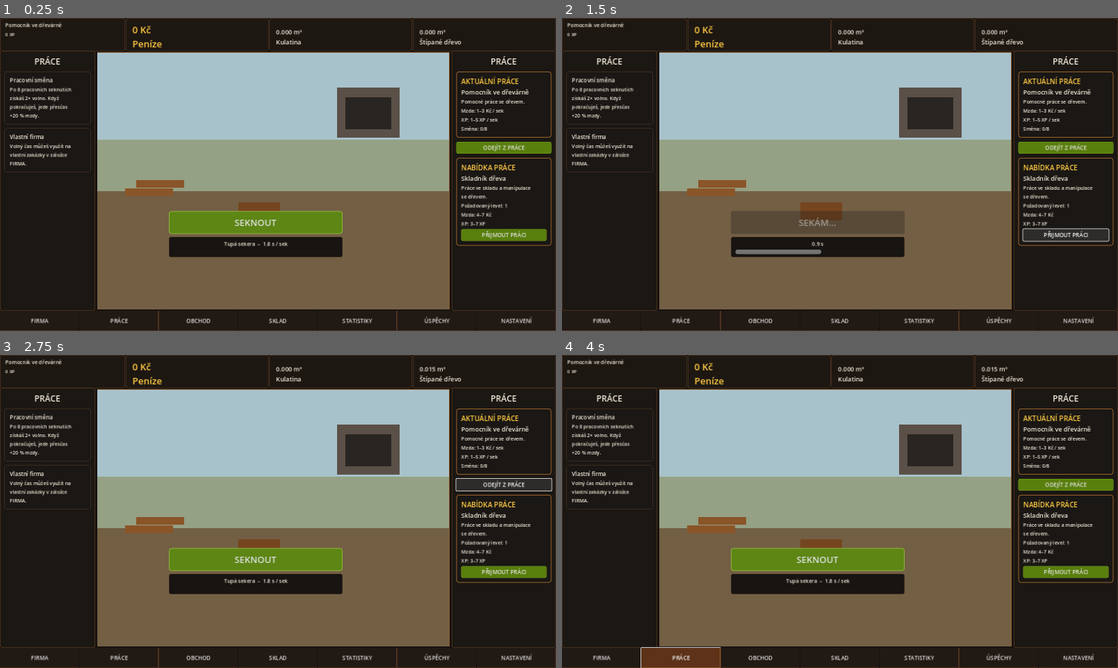
Above: before the commit, frames 1-4 (two rows, left to right).
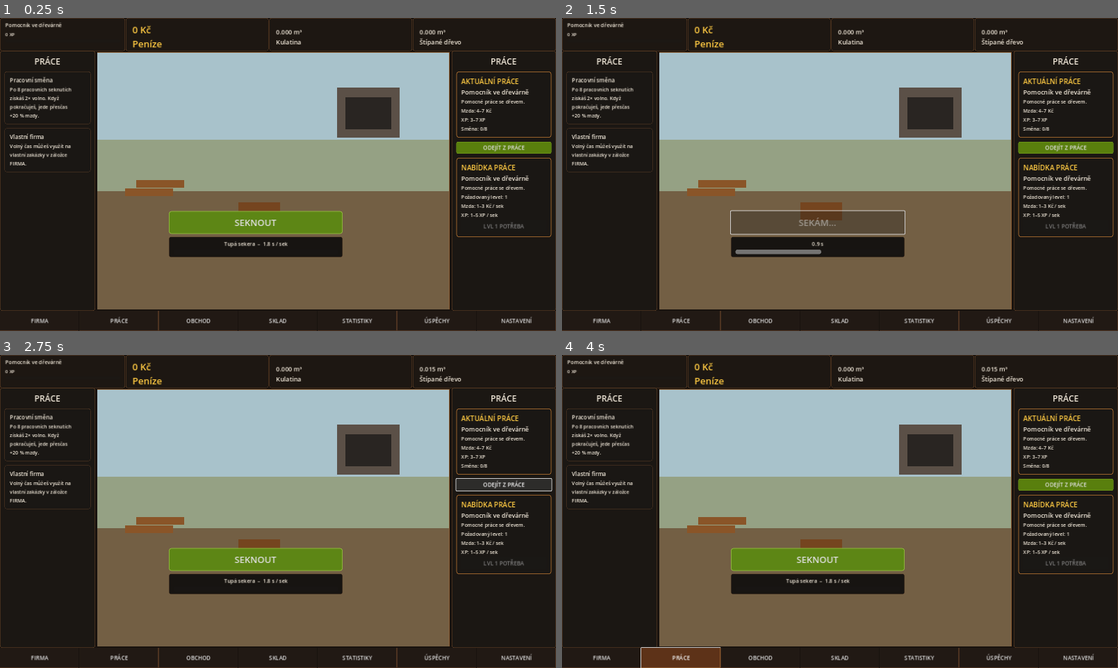
Above: after the commit, the same moments.

Repository: welewan-code/Lumberjack-John
Game: Godot game, scene res://Main.tscn
Two runs of this game, one before a commit and one after it. Both use one fixed random seed, a clock stepped at 60 frames per second and the inputs below.
Inputs (mouse positions are in pixels of both pictures, inside the frame that each line leads up to):
- Up to frame 1 (0.25 s): no input
- Up to frame 2 (1.5 s): click "SEKNOUT" at 0.5 s; click (1067, 233) at 1.25 s, where only the run before the commit has a clickable "PŘIJMOUT PRÁCI"
- Up to frame 3 (2.75 s): click "ODEJÍT Z PRÁCE" at 2 s
- Up to frame 4 (4 s): click "FIRMA" at 2.75 s; click "PRÁCE" at 3.5 s

The runs differ from the first frame. In frame 1, 1.3% of the frame differs, in the area x 82-100%, y 29-73%; in frame 2, 1.2%; in frame 3, 1.3%; in frame 4, 1.3%.
Error before the commit: Left operand of 'is' is a previously freed instance. (res://work_rewards.gd:14)
Error after the commit: Left operand of 'is' is a previously freed instance. (res://work_rewards.gd:56)

Commit message:
Add four job progression roles to work system

Diff:
--- a/work_rewards.gd
+++ b/work_rewards.gd
@@ -1,10 +1,52 @@
 extends Node
 
+const LEVEL_XP: Array[int] = [0,100,250,450,700,1000,1400,1900,2500,3200,4000]
+const JOB_ORDER: Array[String] = ["helper", "warehouse", "sawmill", "logger", "driver"]
+const JOBS: Dictionary = {
+	"helper": {
+		"name": "Pomocník ve dřevárně",
+		"desc": "Pomocné práce se dřevem.",
+		"pay_min": 1, "pay_max": 3,
+		"xp_min": 1, "xp_max": 5,
+		"level": 0
+	},
+	"warehouse": {
+		"name": "Skladník dřeva",
+		"desc": "Práce ve skladu a manipulace se dřevem.",
+		"pay_min": 4, "pay_max": 7,
+		"xp_min": 3, "xp_max": 7,
+		"level": 1
+	},
+	"sawmill": {
+		"name": "Obsluha pily",
+		"desc": "Řezání kulatiny a obsluha firemní pily.",
+		"pay_min": 6, "pay_max": 9,
+		"xp_min": 4, "xp_max": 8,
+		"level": 2
+	},
+	"logger": {
+		"name": "Dřevorubec",
+		"desc": "Kácení a zpracování dřeva v lese.",
+		"pay_min": 8, "pay_max": 12,
+		"xp_min": 5, "xp_max": 9,
+		"level": 3
+	},
+	"driver": {
+		"name": "Řidič",
+		"desc": "Rozvoz dřeva a práce s firemním vozidlem.",
+		"pay_min": 10, "pay_max": 14,
+		"xp_min": 6, "xp_max": 10,
+		"level": 4
+	}
+}
+
 var watched_button: Button = null
+var watched_accept: Button = null
 var reward_pending: bool = false
 
 func _ready() -> void:
 	process_mode = Node.PROCESS_MODE_ALWAYS
+	randomize()
 
 func _process(_delta: float) -> void:
 	var main := get_tree().current_scene
@@ -15,14 +57,14 @@
 		watched_button = button as Button
 		if not watched_button.pressed.is_connected(_on_work_pressed):
 			watched_button.pressed.connect(_on_work_pressed)
+	_find_accept_button(main)
+	_refresh_work_ui(main)
 
 func _on_work_pressed() -> void:
 	if reward_pending:
 		return
 	var main := get_tree().current_scene
-	if main == null:
-		return
-	if bool(main.get("action_running")):
+	if main == null or bool(main.get("action_running")):
 		return
 	reward_pending = true
 	var duration: float = float(main.call("axe_time"))
@@ -32,12 +74,159 @@
 		var state_value = main.get("state")
 		if state_value is Dictionary:
 			var state: Dictionary = state_value
-			var pay: int = randi_range(1, 3)
-			var xp_gain: int = randi_range(1, 5)
+			var job_id: String = str(state.get("current_job", "helper"))
+			if not JOBS.has(job_id):
+				job_id = "helper"
+			var job: Dictionary = JOBS[job_id]
+			var pay: int = randi_range(int(job["pay_min"]), int(job["pay_max"]))
+			var xp_gain: int = randi_range(int(job["xp_min"]), int(job["xp_max"]))
 			state["money"] = float(state.get("money", 0.0)) + pay
 			state["xp"] = int(state.get("xp", 0)) + xp_gain
 			state["work_clicks"] = int(state.get("work_clicks", 0)) + 1
+			state["level"] = level_from_xp(int(state["xp"]))
 			main.set("state", state)
 			main.call("update_hud")
 			main.call("save_game")
 	reward_pending = false
+
+func level_from_xp(xp: int) -> int:
+	var result: int = 0
+	for i in range(1, LEVEL_XP.size()):
+		if xp >= LEVEL_XP[i]:
+			result = i
+	return mini(result, 10)
+
+func _next_job_id(current_job: String) -> String:
+	var index: int = JOB_ORDER.find(current_job)
+	if index < 0:
+		return "warehouse"
+	if index >= JOB_ORDER.size() - 1:
+		return ""
+	return JOB_ORDER[index + 1]
+
+func _find_accept_button(root: Node) -> void:
+	for node in _all_nodes(root):
+		if node is Button and (node as Button).text == "PŘIJMOUT PRÁCI":
+			var b := node as Button
+			if b != watched_accept:
+				watched_accept = b
+				if not b.pressed.is_connected(_accept_next_job):
+					b.pressed.connect(_accept_next_job)
+			return
+
+func _accept_next_job() -> void:
+	var main := get_tree().current_scene
+	if main == null:
+		return
+	var state_value = main.get("state")
+	if not (state_value is Dictionary):
+		return
+	var state: Dictionary = state_value
+	var current_id: String = str(state.get("current_job", "helper"))
+	var next_id: String = _next_job_id(current_id)
+	if next_id == "" or not JOBS.has(next_id):
+		return
+	var needed: int = int(JOBS[next_id]["level"])
+	var level: int = level_from_xp(int(state.get("xp", 0)))
+	state["level"] = level
+	if level < needed:
+		return
+	state["current_job"] = next_id
+	state["work_clicks"] = 0
+	main.set("state", state)
+	main.call("update_hud")
+	main.call("save_game")
+	_refresh_work_ui(main)
+
+func _refresh_work_ui(main: Node) -> void:
+	var state_value = main.get("state")
+	if not (state_value is Dictionary):
+		return
+	var state: Dictionary = state_value
+	var job_id: String = str(state.get("current_job", "helper"))
+	if not JOBS.has(job_id):
+		job_id = "helper"
+	var job: Dictionary = JOBS[job_id]
+	var next_id: String = _next_job_id(job_id)
+	var level: int = level_from_xp(int(state.get("xp", 0)))
+	state["level"] = level
+	main.set("state", state)
+
+	# Horní role.
+	var role = main.get("role_label")
+	if role is Label:
+		(role as Label).text = str(job["name"])
+
+	var labels: Array[Label] = []
+	for node in _all_nodes(main):
+		if node is Label:
+			labels.append(node as Label)
+
+	# Pravý panel aktuální práce — přepisujeme známé texty bez zásahu do layoutu.
+	var found_current_name := false
+	var found_current_desc := false
+	var found_pay := false
+	var found_xp := false
+	var found_shift := false
+	for label in labels:
+		if label.text in ["Pomocník ve dřevárně", "Skladník dřeva", "Obsluha pily", "Dřevorubec", "Řidič"] and not found_current_name:
+			label.text = str(job["name"])
+			found_current_name = true
+		elif label.text.begins_with("Pomocné práce") or label.text.begins_with("Práce ve skladu") or label.text.begins_with("Řezání kulatiny") or label.text.begins_with("Kácení a zpracování") or label.text.begins_with("Rozvoz dřeva"):
+			if not found_current_desc:
+				label.text = str(job["desc"])
+				found_current_desc = true
+		elif label.text.begins_with("Mzda:") and not found_pay:
+			label.text = "Mzda: %d–%d Kč / sek" % [int(job["pay_min"]), int(job["pay_max"])]
+			found_pay = true
+		elif label.text.begins_with("XP:") and not found_xp:
+			label.text = "XP: %d–%d XP / sek" % [int(job["xp_min"]), int(job["xp_max"])]
+			found_xp = true
+		elif label.text.begins_with("Směna:") and not found_shift:
+			label.text = "Směna: %d/8" % int(state.get("work_clicks", 0))
+			found_shift = true
+
+	# Nabídka další práce.
+	if next_id != "" and JOBS.has(next_id):
+		var next_job: Dictionary = JOBS[next_id]
+		var offer_name_done := false
+		var offer_desc_done := false
+		var req_done := false
+		var pay_count := 0
+		var xp_count := 0
+		for label in labels:
+			if label.text in ["Skladník dřeva", "Obsluha pily", "Dřevorubec", "Řidič"] and not offer_name_done and label.text != str(job["name"]):
+				label.text = str(next_job["name"])
+				offer_name_done = true
+			elif label.text.begins_with("Práce ve skladu") or label.text.begins_with("Řezání kulatiny") or label.text.begins_with("Kácení a zpracování") or label.text.begins_with("Rozvoz dřeva"):
+				if found_current_desc and not offer_desc_done and label.text != str(job["desc"]):
+					label.text = str(next_job["desc"])
+					offer_desc_done = true
+			elif label.text.begins_with("Požadovaný level:") and not req_done:
+				label.text = "Požadovaný level: %d" % int(next_job["level"])
+				req_done = true
+			elif label.text.begins_with("Mzda:"):
+				pay_count += 1
+				if pay_count >= 2:
+					label.text = "Mzda: %d–%d Kč" % [int(next_job["pay_min"]), int(next_job["pay_max"])]
+			elif label.text.begins_with("XP:"):
+				xp_count += 1
+				if xp_count >= 2:
+					label.text = "XP: %d–%d XP" % [int(next_job["xp_min"]), int(next_job["xp_max"])]
+		if watched_accept != null:
+			watched_accept.disabled = level < int(next_job["level"])
+			watched_accept.text = "PŘIJMOUT PRÁCI" if not watched_accept.disabled else "LVL %d POTŘEBA" % int(next_job["level"])
+	else:
+		if watched_accept != null:
+			watched_accept.disabled = true
+			watched_accept.text = "NEJVYŠŠÍ POZICE"
+
+func _all_nodes(root: Node) -> Array[Node]:
+	var result: Array[Node] = []
+	var stack: Array[Node] = [root]
+	while not stack.is_empty():
+		var current: Node = stack.pop_back()
+		result.append(current)
+		for child in current.get_children():
+			stack.append(child)
+	return result
